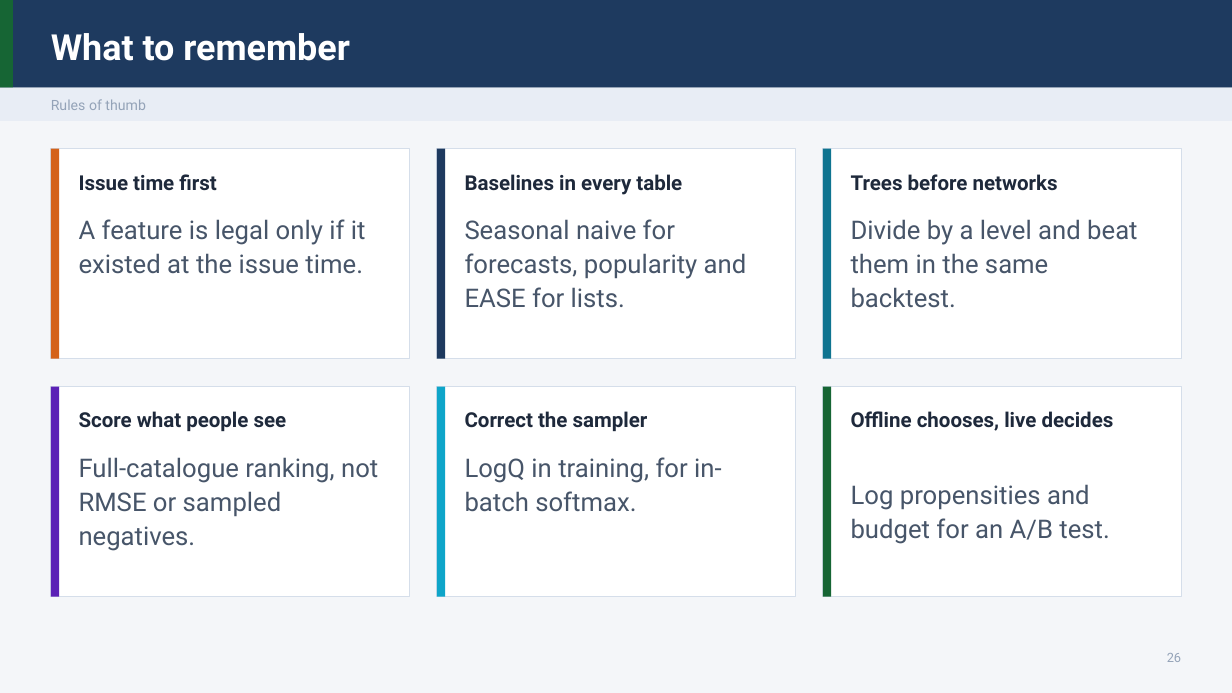
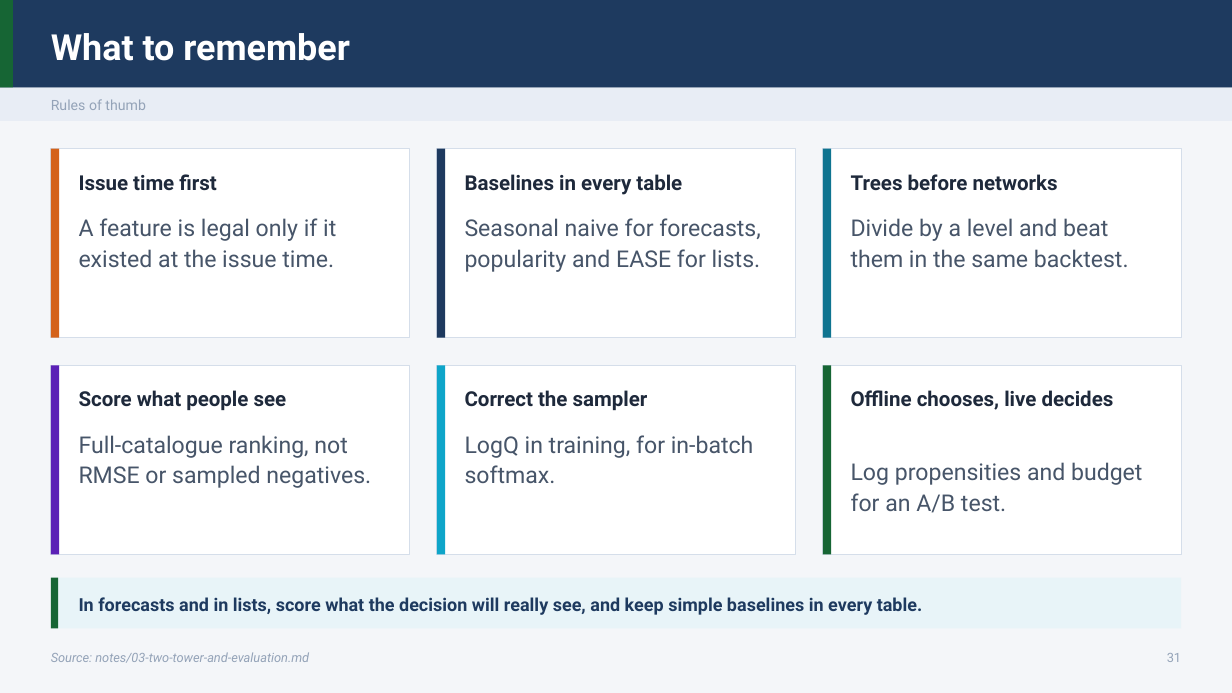
Before and after one commit to ramseywise/learn-ai-engineering, a slide deck: slide 31 of data-science/05-time-series-and-recommenders/slides/time-series-and-recommenders.pptx (slide 26 before the commit). Drawn at 1232x693 pixels with LibreOffice and Linux fonts; fonts in the diff are those of the drawing. Boxes give left, top, right and bottom in pixels: in the first picture for what was removed or moved away, otherwise in the second. Text is boxed around its words. In the diff, an @@ line names an element or a change of style, - is before the commit and + after.

Commit message:
Refactor NLP and Time Series slides with updated content and improved clarity
- Updated slide content in NLP deck to enhance understanding of preprocessing impacts, model evaluation, and feature selection.
- Revised titles and added recall questions for better engagement and retention.
- Enhanced the Time Series and Recommenders deck with new case studies and clarified explanations of segment forecasting.
- Improved the build_deck script to accommodate new color accents for better visual distinction in presentations.
- Updated PDF and PPTX files for both NLP and Time Series slides to reflect the latest changes.

```diff
--- a/data-science/05-time-series-and-recommenders/slides/time-series-and-recommenders.pptx
+++ b/data-science/05-time-series-and-recommenders/slides/time-series-and-recommenders.pptx
@@ rectangle: place and size @@
-rectangle at box(51, 149, 409, 359)
+rectangle at box(51, 149, 409, 337)
@@ rectangle: place and size @@
-rectangle at box(51, 149, 59, 359)
+rectangle at box(51, 149, 59, 337)
@@ rectangle: place and size @@
-rectangle at box(437, 149, 796, 359)
+rectangle at box(437, 149, 796, 337)
@@ rectangle: place and size @@
-rectangle at box(437, 149, 445, 359)
+rectangle at box(437, 149, 445, 337)
@@ rectangle: place and size @@
-rectangle at box(823, 149, 1182, 359)
+rectangle at box(823, 149, 1182, 337)
@@ rectangle: place and size @@
-rectangle at box(823, 149, 832, 359)
+rectangle at box(823, 149, 832, 337)
@@ rectangle: place and size @@
-rectangle at box(51, 386, 409, 596)
+rectangle at box(51, 366, 409, 555)
@@ rectangle: place and size @@
-rectangle at box(51, 386, 59, 596)
+rectangle at box(51, 366, 59, 555)
@@ rectangle: place and size @@
-rectangle at box(437, 386, 796, 596)
+rectangle at box(437, 366, 796, 555)
@@ rectangle: place and size @@
-rectangle at box(437, 386, 445, 596)
+rectangle at box(437, 366, 445, 555)
@@ rectangle: place and size @@
-rectangle at box(823, 386, 1182, 596)
+rectangle at box(823, 366, 1182, 555)
@@ rectangle: place and size @@
-rectangle at box(823, 386, 832, 596)
+rectangle at box(823, 366, 832, 555)
@@ 3 texts: place and size @@
-3 texts at box(79, 411, 1114, 431)
+3 texts at box(79, 390, 1114, 410)
@@ text "Full-catalogue ranking, not RMSE or ...": place and size @@
-text "Full-catalogue ranking, not RMSE or ..." at box(79, 457, 378, 551)
+text "Full-catalogue ranking, not RMSE or ..." at box(79, 435, 371, 488)
@@ text "LogQ in training, for in-batch ...": place and size @@
-text "LogQ in training, for in-batch ..." at box(465, 457, 722, 512)
+text "LogQ in training, for in-batch ..." at box(465, 435, 754, 483)
@@ size 20 to 18 pt in 6 elements at box(79, 218, 336, 267), box(465, 218, 761, 272), box(851, 218, 1129, 267), box(79, 435, 371, 488), box(465, 435, 754, 483), box(851, 462, 1142, 513) @@
@@ text "Log propensities and budget for ...": place and size @@
-text "Log propensities and budget for ..." at box(851, 484, 1109, 544)
+text "Log propensities and budget for ..." at box(851, 462, 1142, 513)
@@ rectangle added at box(51, 578, 1181, 628), fill #E8F4F8 @@
@@ rectangle added at box(51, 578, 58, 628), fill #166534 @@
@@ text added at box(79, 597, 923, 615), 14 pt, text #1E3A5F, bold @@
+In forecasts and in lists, score what the decision will really see, and keep simple baselines in every table.
@@ text added at box(51, 652, 309, 663), 10 pt, text #94A3B8, italic @@
+Source: notes/03-two-tower-and-evaluation.md
@@ text at box(1167, 653, 1181, 662): text changed @@
-26
+31
```
Also in this commit, not shown: 20 other slides changed, 5 slides added, 18 other files.
